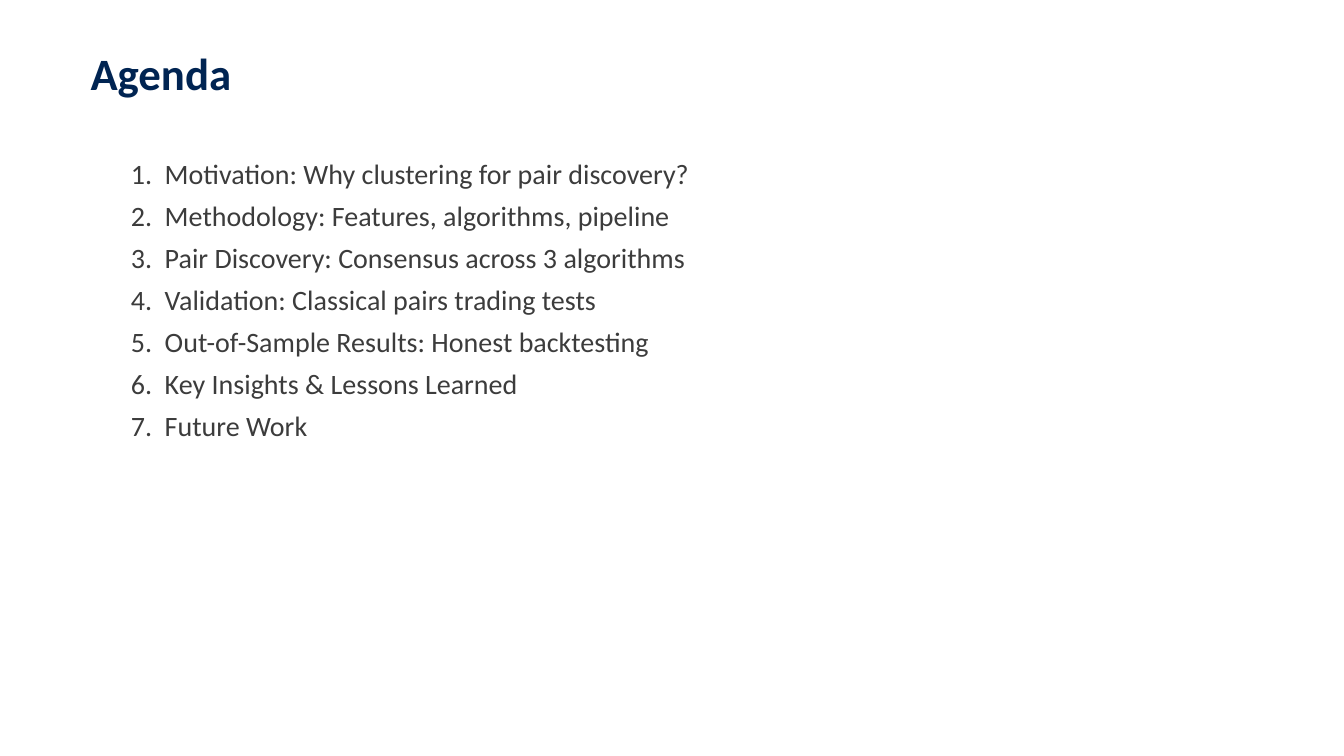
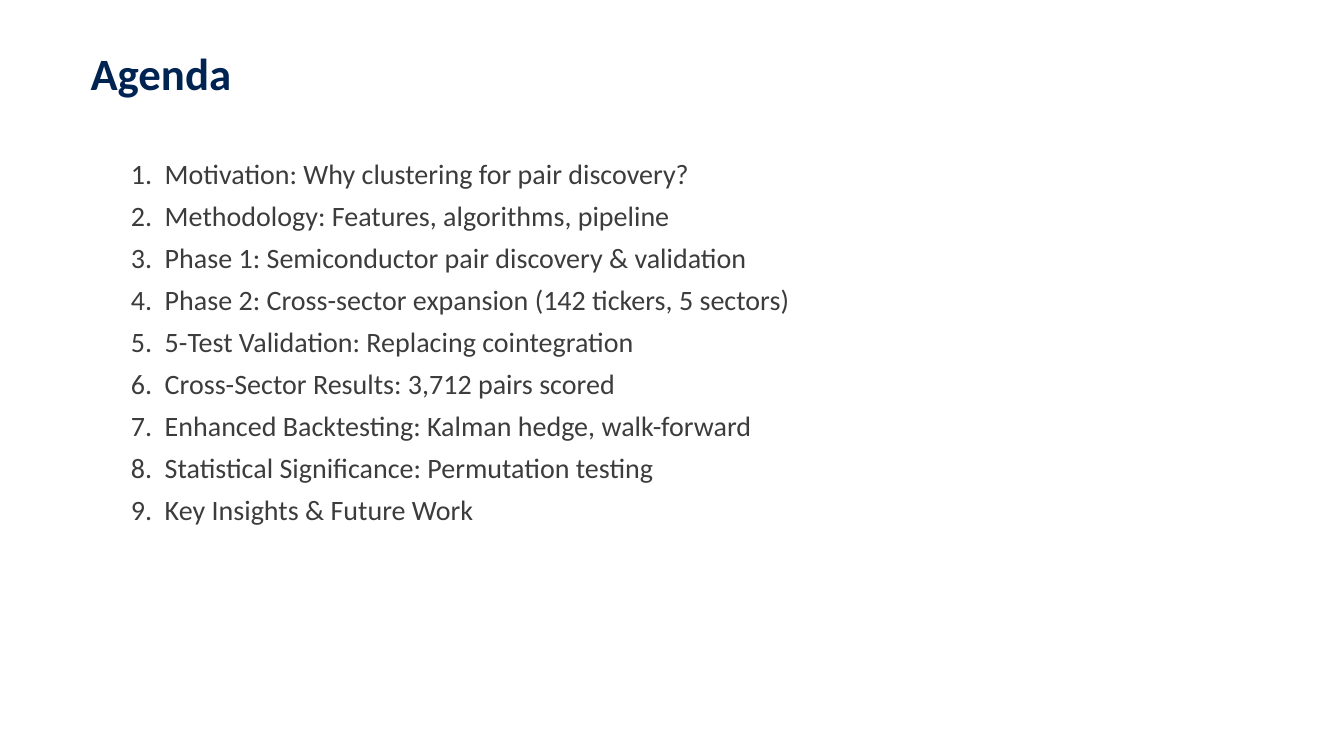
Before and after one commit to jcmcode/pairs-test, a slide deck: slide 2 of deliverables/presentation.pptx. Drawn at 1344x756 pixels with LibreOffice and Linux fonts; fonts in the diff are those of the drawing. Boxes give left, top, right and bottom in pixels: in the first picture for what was removed or moved away, otherwise in the second. Text is boxed around its words. In the diff, an @@ line names an element or a change of style, - is before the commit and + after.

```diff
--- a/deliverables/presentation.pptx
+++ b/deliverables/presentation.pptx
@@ text at box(131, 248, 789, 525): text changed @@
-3. Pair Discovery: Consensus across 3 algorithms
-4. Validation: Classical pairs trading tests
-5. Out-of-Sample Results: Honest backtesting
-6. Key Insights & Lessons Learned
-7. Future Work
+3. Phase 1: Semiconductor pair discovery & validation
+4. Phase 2: Cross-sector expansion (142 tickers, 5 sectors)
+5. 5-Test Validation: Replacing cointegration
+6. Cross-Sector Results: 3,712 pairs scored
+7. Enhanced Backtesting: Kalman hedge, walk-forward
+8. Statistical Significance: Permutation testing
+9. Key Insights & Future Work
```
Also in this commit, not shown: 5 other slides changed, 15 slides added, 10 slides removed, 3 other files.
